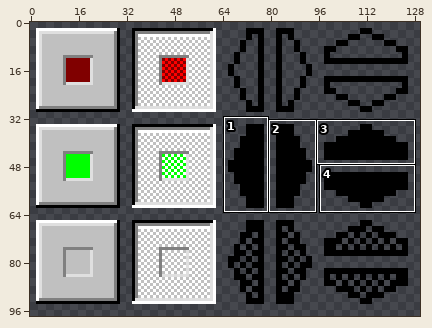
Sprite sheet: themes/memphis/controls.png. The picture above shows the old version from afar; the outline marks the close-up.
Close-up. The starting point:
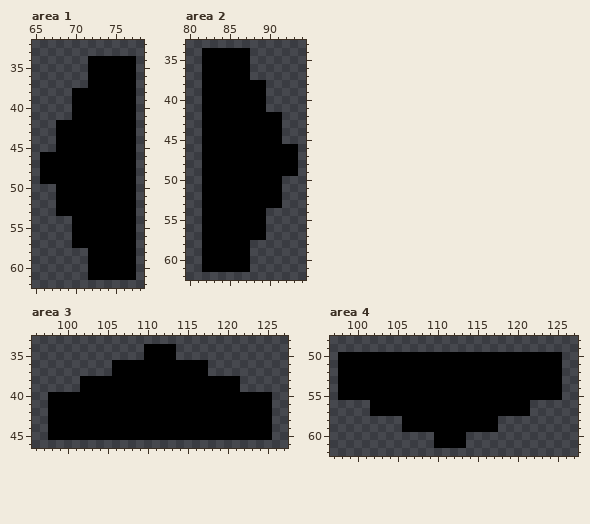
The file is 256x256 pixels. Shown: area 1: x 65..78, y 32..62; area 2: x 80..94, y 33..62; area 3: x 96..127, y 33..46; area 4: x 97..127, y 48..62. The wide view leaves out empty margins. The commit also changed other parts of the picture, which this record leaves out.
The result:
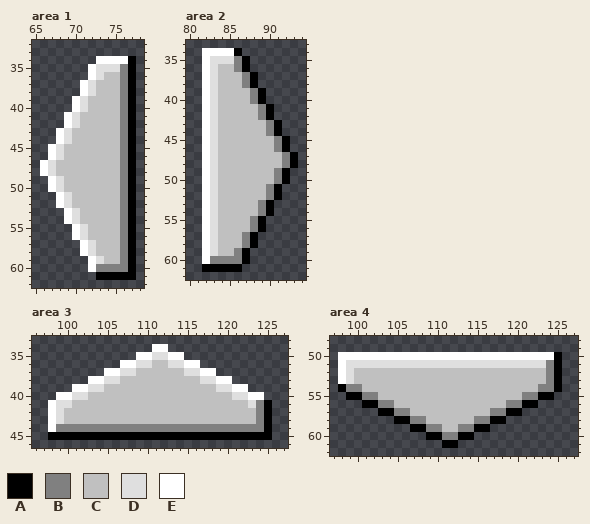
Palette (. is transparent): A #000000  B #808080  C #c0c0c0  D #dfdfdf  E #ffffff
Changes in this commit:
Changed rows in their new state; - is an unchanged pixel.
Area 1:
first column x 66:
34 ------.EEEE
35 ------EDDDB
36 ------EDCCB
37 -----EDCCCB
38 ----.EDCCCB
39 ----EDCCCCB
40 ----EDCCCCB
41 ---EDCCCCCB
42 --.EDCCCCCB
43 --EDCCCCCCB
44 --EDCCCCCCB
45 -EDCCCCCCCB
46 .EDCCCCCCCB
47 EDCCCCCCCCB
48 EDCCCCCCCCB
49 .EDCCCCCCCB
50 -EDCCCCCCCB
51 --EDCCCCCCB
52 --EDCCCCCCB
53 --.EDCCCCCB
54 ---EDCCCCCB
55 ----EDCCCCB
56 ----EDCCCCB
57 ----.EDCCCB
58 -----EDCCCB
59 ------EDCCB
60 ------EBBBB
61 ------.----
Area 2:
first column x 82:
34 EEEE-.------
35 EDDDB-------
36 EDCCB-------
37 EDCCCBA-----
38 EDCCCB-.----
39 EDCCCCB-----
40 EDCCCCB-----
41 EDCCCCCBA---
42 EDCCCCCB-.--
43 EDCCCCCCB---
44 EDCCCCCCB---
45 EDCCCCCCCBA-
46 EDCCCCCCCB-.
47 EDCCCCCCCCB-
48 EDCCCCCCCCB-
49 EDCCCCCCCB-.
50 EDCCCCCCCBA-
51 EDCCCCCCB---
52 EDCCCCCCB---
53 EDCCCCCB-.--
54 EDCCCCCBA---
55 EDCCCCB-----
56 EDCCCCB-----
57 EDCCCB-.----
58 EDCCCBA-----
59 EDCCB-------
60 EBBBB-------
61 -----.------
Area 3:
first column x 98:
34 ------------.EE.------------
35 -----------EEDDEE-----------
36 --------.EEDDCCDDEE.--------
37 -------EEDDCCCCCCDDEE-------
38 ----.EEDDCCCCCCCCCCDDEE.----
39 ---EEDDCCCCCCCCCCCCCCDDEE---
40 .EEDDCCCCCCCCCCCCCCCCCCDDEE.
41 EDDCCCCCCCCCCCCCCCCCCCCCCDB-
42 EDCCCCCCCCCCCCCCCCCCCCCCCCB-
43 EDCCCCCCCCCCCCCCCCCCCCCCCCB-
44 EBBBBBBBBBBBBBBBBBBBBBBBBBB-
Area 4:
first column x 98:
50 EEEEEEEEEEEEEEEEEEEEEEEEEEE-
51 EDDDDDDDDDDDDDDDDDDDDDDDDDB-
52 EDCCCCCCCCCCCCCCCCCCCCCCCCB-
53 EDCCCCCCCCCCCCCCCCCCCCCCCCB-
54 -BBCCCCCCCCCCCCCCCCCCCCCCBB-
55 .--BBCCCCCCCCCCCCCCCCCCBB--.
56 ---A-BBCCCCCCCCCCCCCCBB-A---
57 ----.--BBCCCCCCCCCCBB--.----
58 -------A-BBCCCCCCBB-A-------
59 --------.--BBCCBB--.--------
60 -----------A-BB-A-----------
61 ------------.--.------------
Pixel boxes of the changes (left, top, right, bottom) in both close-ups:
changed: (40, 56, 128, 280)
changed: (202, 48, 298, 272)
changed: (48, 344, 272, 432)
changed: (338, 352, 562, 448)
